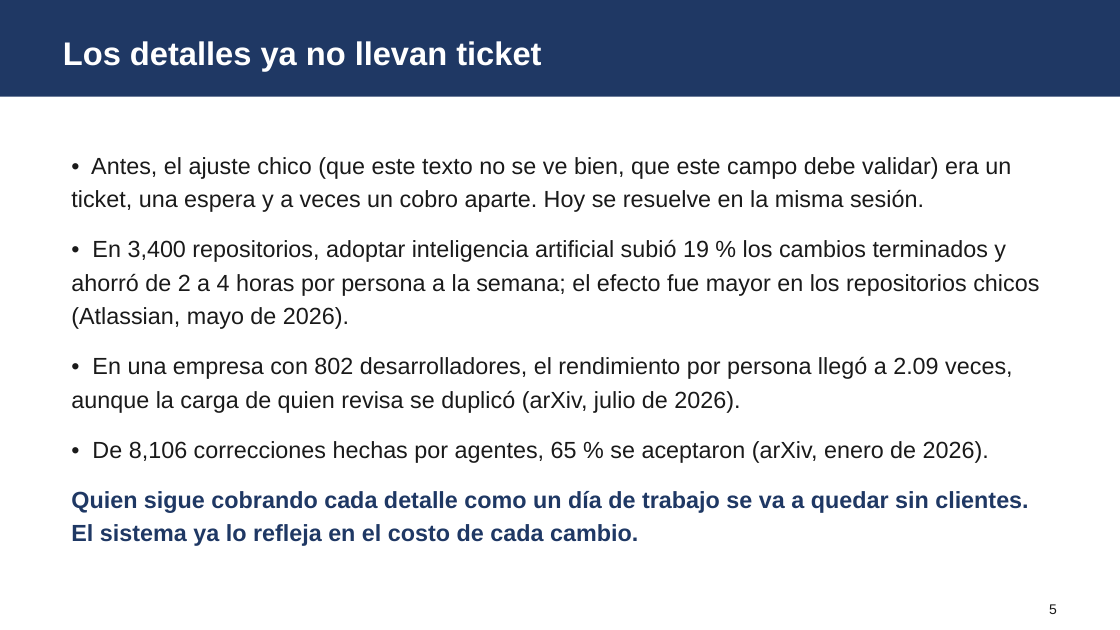
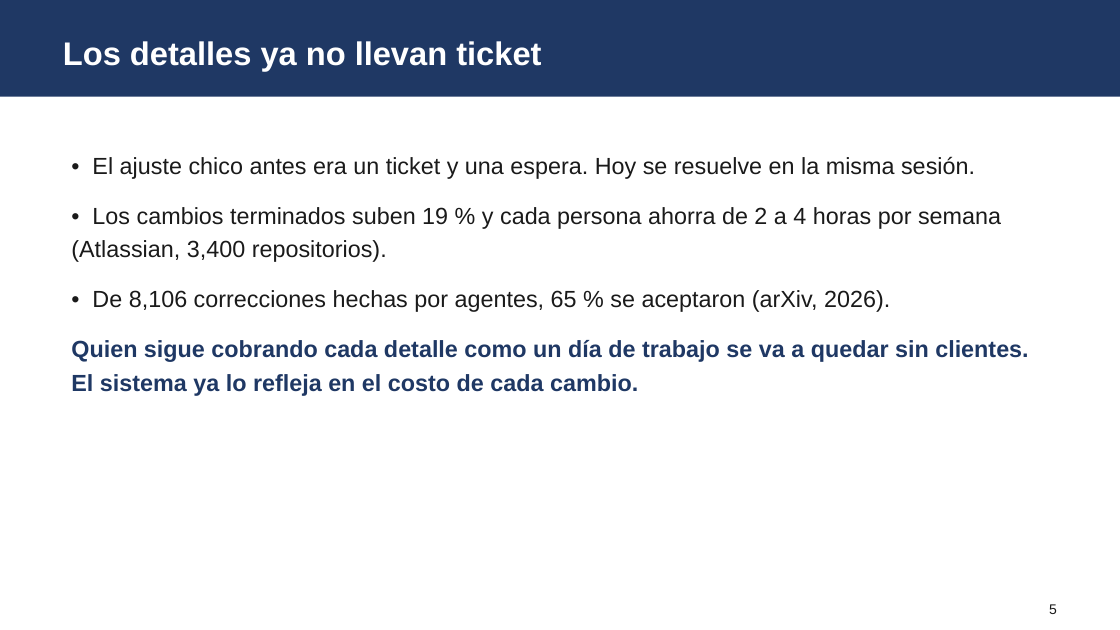
Before and after one commit to ROGELIOFLORESYUNTA/EMPS-Fresnillo, a slide deck: slide 5 of presentacion/tesis_emps_2026_v3.pptx. Drawn at 1120x630 pixels with LibreOffice and Linux fonts; fonts in the diff are those of the drawing. Boxes give left, top, right and bottom in pixels: in the first picture for what was removed or moved away, otherwise in the second. Text is boxed around its words. In the diff, an @@ line names an element or a change of style, - is before the commit and + after.

```diff
--- a/presentacion/tesis_emps_2026_v3.pptx
+++ b/presentacion/tesis_emps_2026_v3.pptx
@@ text at [71, 156, 1001, 312]: text changed @@
-• Antes, el ajuste chico (que este texto no se ve bien, que este campo debe validar) era un ticket, una espera y a veces un cobro aparte. Hoy se resuelve en la misma sesión.
-• En 3,400 repositorios, adoptar inteligencia artificial subió 19 % los cambios terminados y ahorró de 2 a 4 horas por persona a la semana; el efecto fue mayor en los repositorios chicos (Atlassian, mayo de 2026).
-• En una empresa con 802 desarrolladores, el rendimiento por persona llegó a 2.09 veces, aunque la carga de quien revisa se duplicó (arXiv, julio de 2026).
-• De 8,106 correcciones hechas por agentes, 65 % se aceptaron (arXiv, enero de 2026).
+• El ajuste chico antes era un ticket y una espera. Hoy se resuelve en la misma sesión.
+• Los cambios terminados suben 19 % y cada persona ahorra de 2 a 4 horas por semana (Atlassian, 3,400 repositorios).
+• De 8,106 correcciones hechas por agentes, 65 % se aceptaron (arXiv, 2026).
```
Also in this commit, not shown: 3 other slides changed.
